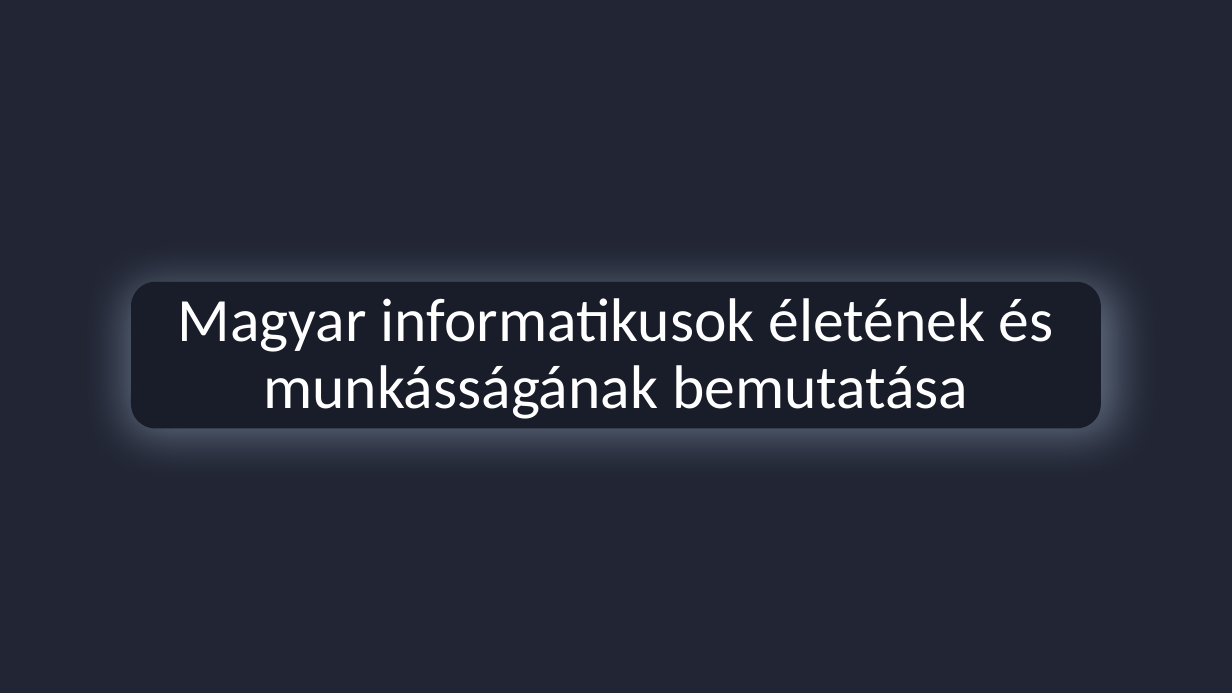
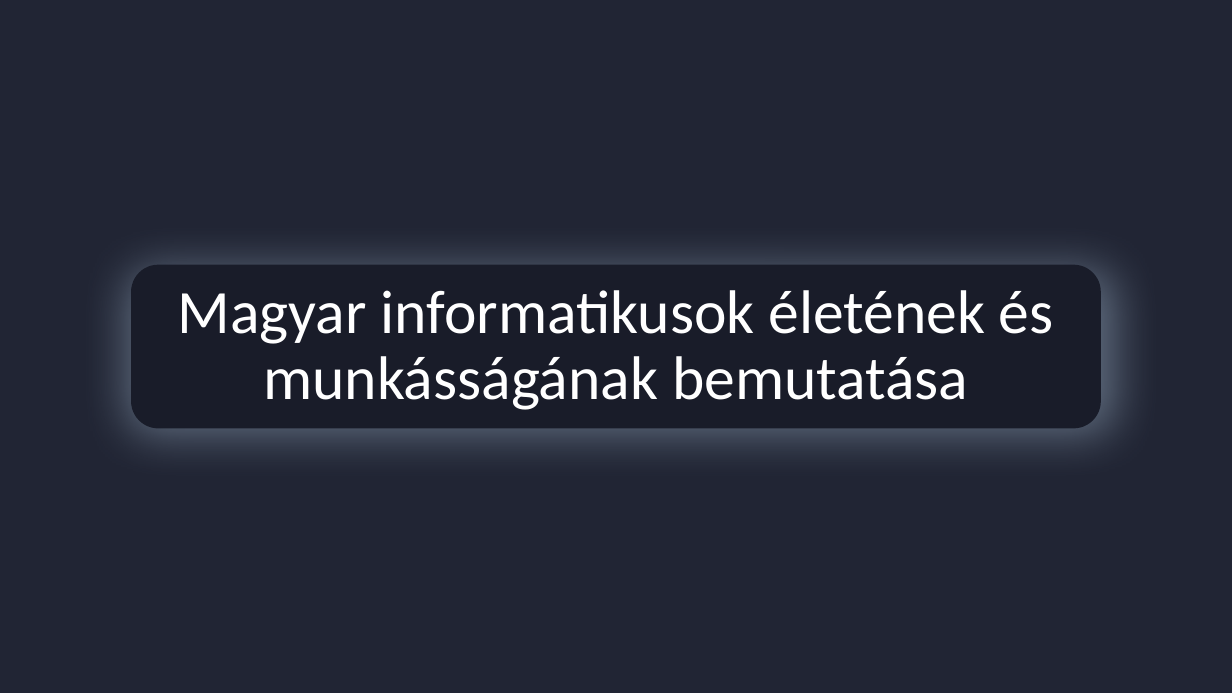
Before and after one commit to Csapii/1-projekt-WEBSZERKESZTES-AlphaTeam, a slide deck: slide 1 of projekt1_bemutato.pptx. Drawn at 1232x693 pixels with LibreOffice and Linux fonts; fonts in the diff are those of the drawing. Boxes give left, top, right and bottom in pixels: in the first picture for what was removed or moved away, otherwise in the second. Text is boxed around its words. In the diff, an @@ line names an element or a change of style, - is before the commit and + after.

```diff
--- a/projekt1_bemutato.pptx
+++ b/projekt1_bemutato.pptx
@@ rounded rectangle resized from (x1=131, y1=282, x2=1102, y2=429) to (x1=131, y1=264, x2=1102, y2=428) @@
@@ text "Magyar informatikusok életének és munkásságának ..." moved from (x1=178, y1=298, x2=1054, y2=419) to (x1=178, y1=290, x2=1054, y2=410) @@
```
Also in this commit, not shown: 2 other slides changed.
